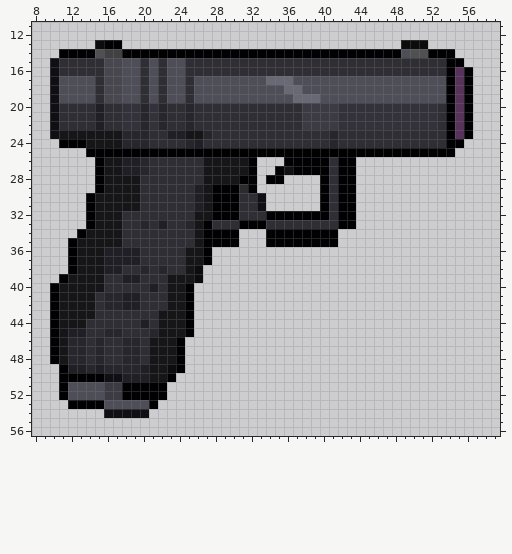
Pixel-art sprite: Cosmo-Truckers/Assets/Checked Out/Cole/Art/MG_Art/0. PM_Art/1. LDG/1. Base/1. Fun Gun/PM_LDG_FunGun.png. That is the earlier state.
The file is 64x64 pixels. Colours within 5 levels of each other are drawn and written as one. Shown: x 8..59, y 11..56.
Once edited:
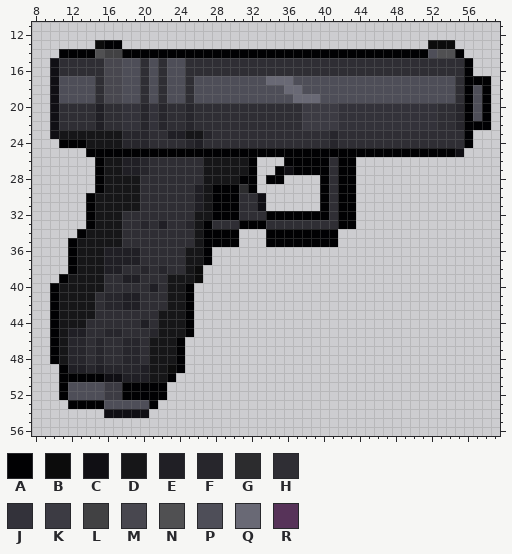
Palette (. is transparent): A #010103  B #0c0c0c  C #100f14  D #161618  E #201f25  F #27262c  G #2c2c2e  H #2f2e34  J #33323a  K #3c3b43  L #414143  M #48474f  N #505052  P #4e4e58  Q #696975  R #573359
The edit:
@@ x 47..59 @@
 12 .............
-13 ..BBB........
-14 AAPNNAAA.....
-15 HHHHHHHAA....
-16 HHHHHHHARA...
-17 PPPPPPPARA...
-18 PPPPPPPARA...
-19 PPPPPPPARA...
-20 JJJJJJHARA...
-21 JJJJJJHARA...
-22 JJJJJJHARA...
-23 HHHHHHHARA...
-24 HHHHHHHAA....
-25 AAAAAAAA.....
+13 .....BBB.....
+14 AAAAAPNNA....
+15 HHHHHHHHHA...
+16 HHHHHHHHHA...
+17 PPPPPPPPHAAA.
+18 PPPPPPPPHAPA.
+19 PPPPPPPPHAPA.
+20 JJJJJJHHFAPA.
+21 JJJJJJHHFAPA.
+22 JJJJJJHHFAAA.
+23 HHHHHHHHHA...
+24 HHHHHHHHHA...
+25 AAAAAAAAC....
 26 .............
Where, in picture pixels (left, top, right, bottom), the same in both pictures:
changed: (401, 40, 491, 157)
